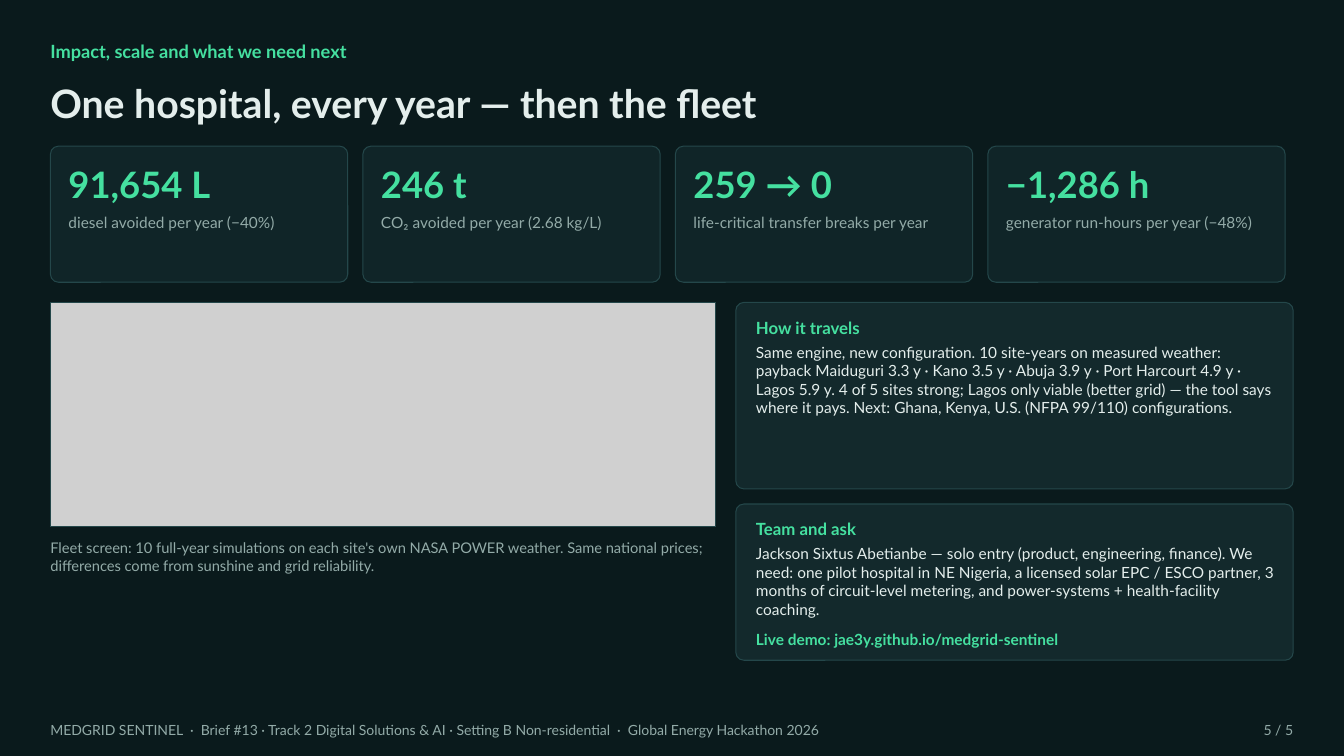
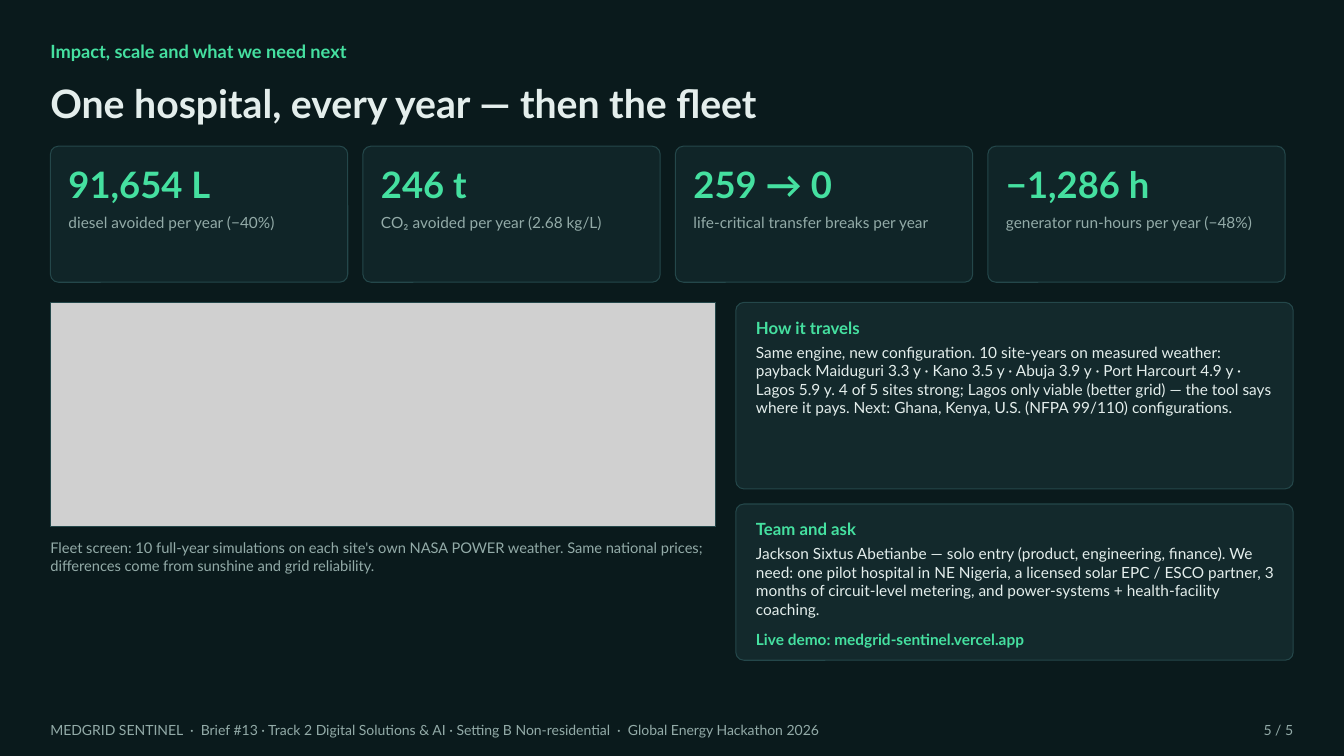
Before and after one commit to Jae3y/medgrid-sentinel, a slide deck: slide 5 of submission/MedGrid_Sentinel_Pitch_Deck.pptx. Drawn at 1344x756 pixels with LibreOffice and Linux fonts; fonts in the diff are those of the drawing; grey boxes stand for pictures. Boxes give left, top, right and bottom in pixels: in the first picture for what was removed or moved away, otherwise in the second. Text is boxed around its words. In the diff, an @@ line names an element or a change of style, - is before the commit and + after.

```diff
--- a/submission/MedGrid_Sentinel_Pitch_Deck.pptx
+++ b/submission/MedGrid_Sentinel_Pitch_Deck.pptx
@@ text at (756,633,1024,648): text changed @@
-Live demo: jae3y.github.io/medgrid-sentinel
+Live demo: medgrid-sentinel.vercel.app
```
Also in this commit, not shown: 25 other files.
